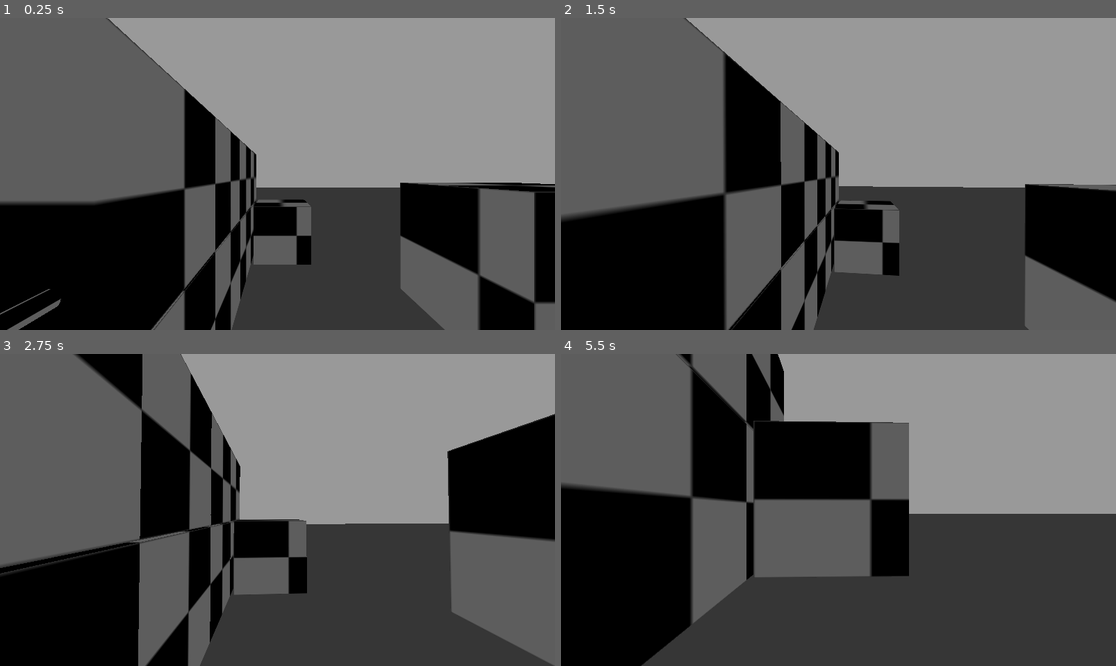
Above: before the commit, frames 1-4 (two rows, left to right).
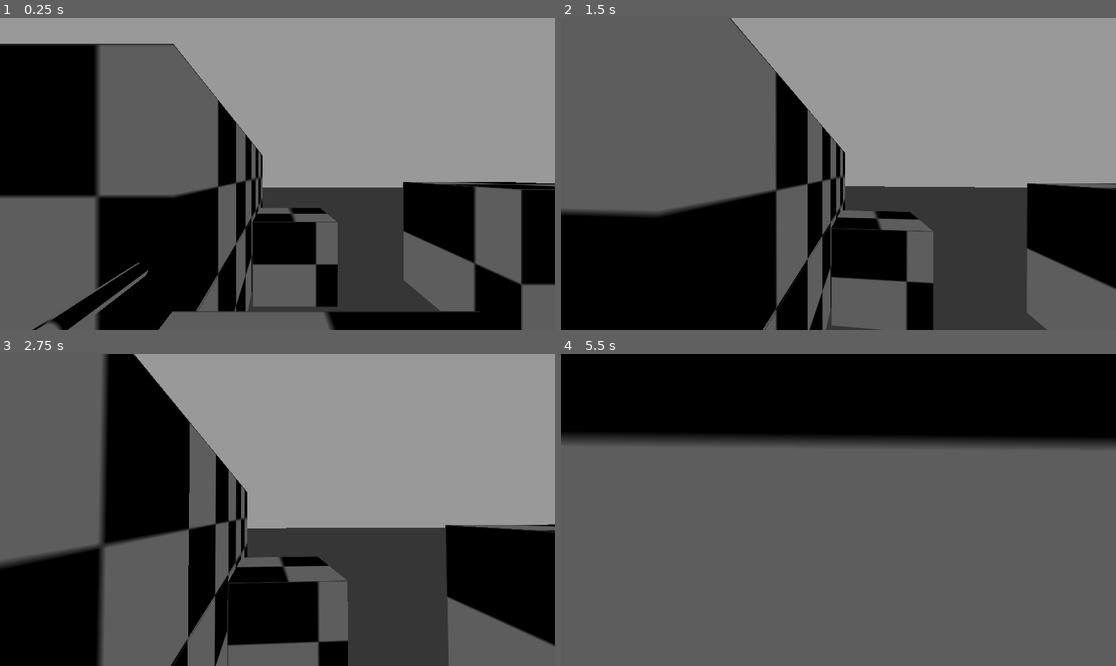
Above: after the commit, the same moments.

Repository: RakuNana/FPS-Controller-Parkour
Game: Godot game, scene res://level.tscn
The game is run twice, just before and just after one commit, with the same random seed, the same clock (stepped at 60 frames per second) and the same inputs.
Inputs (mouse positions are in pixels of both pictures, inside the frame that each line leads up to):
- Up to frame 1 (0.25 s): no input
- Up to frame 2 (1.5 s): tap Enter (ui_accept) at 0.5 s; move the mouse to (866, 174) at 0.52 s; hold C (crouch) 0.53-1.28 s; hold W (forward) from 0.53 s (still down); tap Space (jump) at 0.77, 1.07 s; tap Shift (run) at 0.8, 1.35 s; move the mouse to (810, 174) at 1.27 s
- Up to frame 3 (2.75 s): keep holding W (forward); tap Space (jump) at 1.52, 1.55, 1.82, 2.1 s; move the mouse to (288, 503) at 2.02 s; hold C (crouch) from 2.03 s (still down)
- Up to frame 4 (5.5 s): keep holding W (forward); move the mouse to (832, 516) at 2.77 s; release C (crouch) at 2.78 s; tap C (crouch) at 2.85, 4.35 s; tap Space (jump) at 3.02, 3.32, 3.77, 3.8, 4.07, 4.52, 4.82 s; tap Shift (run) at 3.05 s; move the mouse to (877, 513) at 3.52 s; hold Shift (run) 3.53-4.28 s; move the mouse to (794, 506) at 4.27 s; move the mouse to (844, 510) at 5.02 s; hold Shift (run) from 5.03 s (still down)

The runs differ from the first frame. In frame 1, 35% of the frame differs, in the area x 0-100%, y 0-100%; in frame 2, 21%; in frame 3, 35%; in frame 4, 83%.

Commit message:
updated project

Diff:
--- a/character_body_3d.gd
+++ b/character_body_3d.gd
@@ -209,9 +209,6 @@
 	can_mantle = true
 
 
-
 func wall_run():
 
-	if is_on_wall() and speed >= 3:
-
-		print("hi")
+	pass
--- a/character_body_3d.tscn
+++ b/character_body_3d.tscn
@@ -347,6 +347,7 @@
 xfade_time = 0.2
 
 [sub_resource type="AnimationNodeStateMachine" id="AnimationNodeStateMachine_gr3fk"]
+states/Start/position = Vector2(114, 61)
 states/crouch_idle/node = SubResource("AnimationNodeAnimation_0m61l")
 states/crouch_idle/position = Vector2(767, 3)
 states/head_bob/node = SubResource("AnimationNodeAnimation_nh203")
@@ -360,7 +361,7 @@
 states/standing_idle/node = SubResource("AnimationNodeAnimation_8mi8p")
 states/standing_idle/position = Vector2(336, 3)
 transitions = ["standing_idle", "crouch_idle", SubResource("AnimationNodeStateMachineTransition_0u38w"), "crouch_idle", …(773 unchanged characters)…
-graph_offset = Vector2(-26, -63)
+graph_offset = Vector2(-110, -315)
 
 [sub_resource type="BoxShape3D" id="BoxShape3D_hyht8"]
 size = Vector3(1, 1.3, 1)
--- a/level.tscn
+++ b/level.tscn
@@ -256,7 +256,7 @@
 shape = SubResource("BoxShape3D_bx41b")
 
 [node name="wall19" type="MeshInstance3D" parent="all_blocks"]
-transform = Transform3D(1, 0, 0, 0, 1, 0, 0, 0, 1, 2.05431, -0.118097, -3.99603)
+transform = Transform3D(1, 0, 0, 0, 1, 0, 0, 0, 1, 2.05431, -0.118097, -2.73091)
 material_override = SubResource("StandardMaterial3D_mtbca")
 mesh = SubResource("BoxMesh_1ihon")
 skeleton = NodePath("../..")
@@ -346,4 +346,4 @@
 shape = SubResource("CylinderShape3D_rfq0a")
 
 [node name="CharacterBody3D" parent="." instance=ExtResource("2_7yugv")]
-transform = Transform3D(1, 0, 0, 0, 1, 0, 0, 0, 1, -10, 5.0806, -16)
+transform = Transform3D(1, 0, 0, 0, 1, 0, 0, 0, 1, -10.4313, 5.27087, -15.4695)
--- a/player.gd
+++ b/player.gd
@@ -8,6 +8,8 @@
 @onready var face_lvl = get_node("all_raycast/face")
 @onready var new_pos = get_node("all_raycast/new_pos")
 
+@onready var anim_tree = get_node("AnimationTree").get("parameters/playback")
+
 var speed = 1
 var jump_vel = 4.5
 var mouse_sensitivity = 0.002
@@ -15,12 +17,18 @@
 var can_mantle = true
 var is_crouching = false
 
+#Player needs to run for a set amouont of time before they can wall run
+var can_wall_run_timer = 60
+var can_wall_run = true
+
 # Get the gravity from the project settings to be synced with RigidBody nodes.
 var gravity = ProjectSettings.get_setting("physics/3d/default_gravity")
 
 func _ready():
 
+	anim_tree.travel("standing_idle")
 	Input.mouse_mode = Input.MOUSE_MODE_CAPTURED
+	get_node("AnimationTree").active = true
 
 func _physics_process(delta):
 
@@ -28,14 +36,18 @@
 	head_control()
 	run_state()
 	check_mantle()
+	wall_run_timer()
+	wall_run()
 	move_and_slide()
 
+func control_loop(delta):
 
-func control_loop(delta):
+	print(gravity)
 
 	# Add the gravity.
 	if not is_on_floor():
 		velocity.y -= gravity * delta
+
 
 	# Handle jump.
 	if Input.is_action_just_pressed("ui_accept") and is_on_floor():
@@ -48,6 +60,9 @@
 	if direction:
 		velocity.x = direction.x * speed
 		velocity.z = direction.z * speed
+
+		anim_tree.travel("standing_idle")
+
 	else:
 		velocity.x = move_toward(velocity.x, 0, speed)
 		velocity.z = move_toward(velocity.z, 0, speed)
@@ -65,9 +80,16 @@
 
 		speed = 3
 
+
 	else:
 
+		can_wall_run_timer = 60
 		speed = 1
+
+
+	#if Input.is_action_pressed("run") and velocity.z:
+		#
+		#can_wall_run_timer -= 1
 
 func check_mantle():
 
@@ -83,6 +105,7 @@
 
 			if has_ledge and Input.is_action_just_pressed("jump"):
 
+				anim_tree.travel("mantle_up")
 				var climb_tween = create_tween()
 				climb_tween.tween_property(self,"position",  new_pos.global_position,0.50)
 				#self.global_position = new_pos.global_position
@@ -104,13 +127,68 @@
 	if event.is_action_pressed("crouch"):
 
 		check_crouch_state()
+		crouch_stand_anim()
 		is_crouching = not is_crouching
+
+	if not is_crouching:
+
+		if event.is_action_pressed("lean_left"):
+
+			anim_tree.travel("lean_left")
+
+		if event.is_action_released("lean_left"):
+
+			anim_tree.travel("standing_idle")
+
+
+		if event.is_action_pressed("lean_right"):
+
+			anim_tree.travel("lean_right")
+
+		if event.is_action_released("lean_right"):
+
+			anim_tree.travel("standing_idle")
+
+func crouch_stand_anim():
+
+	if is_crouching:
+
+		anim_tree.travel("standing_idle")
+
+	if not is_crouching:
+
+		anim_tree.travel("crouch_idle")
 
 func check_crouch_state():
 
 	standing_col.disabled = not is_crouching
 	crouching_col.disabled = is_crouching
 
+func wall_run_timer():
+
+	if Input.is_action_pressed("run") and velocity.z:
+
+		can_wall_run_timer -= 1
+
+	if can_wall_run_timer <= 0:
+
+		can_wall_run = true
+
+	else:
+
+		can_wall_run = false
+
+func wall_run():
+
+	if can_wall_run:
+
+		if $all_raycast/check_L.is_colliding():
+
+			gravity = gravity * 0.5
+
+		if $all_raycast/check_R.is_colliding():
+
+			gravity = gravity * 0.5
 
 func _on_above_head_body_entered(_body):
 
--- a/player.tscn
+++ b/player.tscn
@@ -9,7 +9,9 @@
 [sub_resource type="CylinderShape3D" id="CylinderShape3D_xdfu2"]
 height = 1.0
 
-[sub_resource type="Animation" id="Animation_wtik0"]
+[sub_resource type="CapsuleMesh" id="CapsuleMesh_c7j64"]
+
+[sub_resource type="Animation" id="Animation_ckxfp"]
 length = 0.001
 tracks/0/type = "value"
 tracks/0/imported = false
@@ -23,9 +25,37 @@
 "update": 0,
 "values": [Vector3(0, 0, 0)]
 }
-
-[sub_resource type="Animation" id="Animation_ouqm2"]
+tracks/1/type = "value"
+tracks/1/imported = false
+tracks/1/enabled = true
+tracks/1/path = NodePath("cam_pivot/Camera3D:rotation")
+tracks/1/interp = 1
+tracks/1/loop_wrap = true
+tracks/1/keys = {
+"times": PackedFloat32Array(0),
+"transitions": PackedFloat32Array(1),
+"update": 0,
+"values": [Vector3(0, 0, 0)]
+}
+
+[sub_resource type="Animation" id="Animation_5my55"]
 resource_name = "crouch_idle"
+length = 0.2
+tracks/0/type = "value"
+tracks/0/imported = false
+tracks/0/enabled = true
+tracks/0/path = NodePath("cam_pivot/Camera3D:position")
+tracks/0/interp = 1
+tracks/0/loop_wrap = true
+tracks/0/keys = {
+"times": PackedFloat32Array(0, 0.2),
+"transitions": PackedFloat32Array(1, 1),
+"update": 0,
+"values": [Vector3(0, 0, 0), Vector3(0, -0.5, 0)]
+}
+
+[sub_resource type="Animation" id="Animation_li0jw"]
+resource_name = "lean_left"
 length = 0.5
 tracks/0/type = "value"
 tracks/0/imported = false
@@ -37,10 +67,105 @@
 "times": PackedFloat32Array(0, 0.5),
 "transitions": PackedFloat32Array(1, 1),
 "update": 0,
-"values": [Vector3(0, 0, 0), Vector3(0, -0.45, 0)]
-}
-
-[sub_resource type="Animation" id="Animation_wlutn"]
+"values": [Vector3(0, 0, 0), Vector3(-0.453127, 0, 0)]
+}
+tracks/1/type = "value"
+tracks/1/imported = false
+tracks/1/enabled = true
+tracks/1/path = NodePath("cam_pivot/Camera3D:rotation")
+tracks/1/interp = 1
+tracks/1/loop_wrap = true
+tracks/1/keys = {
+"times": PackedFloat32Array(0, 0.5),
+"transitions": PackedFloat32Array(1, 1),
+"update": 0,
+"values": [Vector3(0, 0, 0), Vector3(0, 0, 0.436332)]
+}
+
+[sub_resource type="Animation" id="Animation_44yo6"]
+resource_name = "lean_right"
+length = 0.5
+tracks/0/type = "value"
+tracks/0/imported = false
+tracks/0/enabled = true
+tracks/0/path = NodePath("cam_pivot/Camera3D:position")
+tracks/0/interp = 1
+tracks/0/loop_wrap = true
+tracks/0/keys = {
+"times": PackedFloat32Array(0, 0.5),
+"transitions": PackedFloat32Array(1, 1),
+"update": 0,
+"values": [Vector3(0, 0, 0), Vector3(0.453, 0, 0)]
+}
+tracks/1/type = "value"
+tracks/1/imported = false
+tracks/1/enabled = true
+tracks/1/path = NodePath("cam_pivot/Camera3D:rotation")
+tracks/1/interp = 1
+tracks/1/loop_wrap = true
+tracks/1/keys = {
+"times": PackedFloat32Array(0, 0.5),
+"transitions": PackedFloat32Array(1, 1),
+"update": 0,
+"values": [Vector3(0, 0, 0), Vector3(0, 0, -0.436332)]
+}
+
+[sub_resource type="Animation" id="Animation_6bq2w"]
+resource_name = "mantle_up"
+length = 0.7
+tracks/0/type = "value"
+tracks/0/imported = false
+tracks/0/enabled = true
+tracks/0/path = NodePath("cam_pivot/Camera3D:position")
+tracks/0/interp = 1
+tracks/0/loop_wrap = true
+tracks/0/keys = {
+"times": PackedFloat32Array(0, 0.4, 0.7),
+"transitions": PackedFloat32Array(1, 1, 1),
+"update": 0,
+"values": [Vector3(0, 0, 0), Vector3(0, 0.315868, 0), Vector3(0, 0, 0)]
+}
+tracks/1/type = "value"
+tracks/1/imported = false
+tracks/1/enabled = true
+tracks/1/path = NodePath("cam_pivot/Camera3D:rotation")
+tracks/1/interp = 1
+tracks/1/loop_wrap = true
+tracks/1/keys = {
+"times": PackedFloat32Array(0, 0.4, 0.7),
+"transitions": PackedFloat32Array(1, 1, 1),
+"update": 0,
+"values": [Vector3(0, 0, 0), Vector3(-0.349066, 0, 0), Vector3(0, 0, 0)]
+}
+
+[sub_resource type="Animation" id="Animation_kj1ii"]
+resource_name = "new_animation"
+tracks/0/type = "value"
+tracks/0/imported = false
+tracks/0/enabled = true
+tracks/0/path = NodePath("cam_pivot/Camera3D:position")
+tracks/0/interp = 1
+tracks/0/loop_wrap = true
+tracks/0/keys = {
+"times": PackedFloat32Array(0),
+"transitions": PackedFloat32Array(1),
+"update": 0,
+"values": [Vector3(-1.315, 0, 0)]
+}
+tracks/1/type = "value"
+tracks/1/imported = false
+tracks/1/enabled = true
+tracks/1/path = NodePath("cam_pivot/Camera3D:rotation")
+tracks/1/interp = 1
+tracks/1/loop_wrap = true
+tracks/1/keys = {
+"times": PackedFloat32Array(0),
+"transitions": PackedFloat32Array(1),
+"update": 0,
+"values": [Vector3(0, 0, 0.706858)]
+}
+
+[sub_resource type="Animation" id="Animation_ts6o2"]
 resource_name = "standing_idle"
 tracks/0/type = "value"
 tracks/0/imported = false
@@ -55,14 +180,69 @@
 "values": [Vector3(0, 0, 0), Vector3(0, 0, 0)]
 }
 
-[sub_resource type="AnimationLibrary" id="AnimationLibrary_kgy05"]
+[sub_resource type="AnimationLibrary" id="AnimationLibrary_0mp7k"]
 _data = {
-"RESET": SubResource("Animation_wtik0"),
-"crouch_idle": SubResource("Animation_ouqm2"),
-"standing_idle": SubResource("Animation_wlutn")
-}
-
-[sub_resource type="CapsuleMesh" id="CapsuleMesh_c7j64"]
+"RESET": SubResource("Animation_ckxfp"),
+"crouch_idle": SubResource("Animation_5my55"),
+"lean_left": SubResource("Animation_li0jw"),
+"lean_right": SubResource("Animation_44yo6"),
+"mantle_up": SubResource("Animation_6bq2w"),
+"new_animation": SubResource("Animation_kj1ii"),
+"standing_idle": SubResource("Animation_ts6o2")
+}
+
+[sub_resource type="AnimationNodeAnimation" id="AnimationNodeAnimation_y1kk6"]
+animation = &"crouch_idle"
+
+[sub_resource type="AnimationNodeAnimation" id="AnimationNodeAnimation_ghfke"]
+animation = &"lean_left"
+
+[sub_resource type="AnimationNodeAnimation" id="AnimationNodeAnimation_iri2l"]
+animation = &"lean_right"
+
+[sub_resource type="AnimationNodeAnimation" id="AnimationNodeAnimation_jkouc"]
+animation = &"mantle_up"
+
+[sub_resource type="AnimationNodeAnimation" id="AnimationNodeAnimation_637cy"]
+animation = &"standing_idle"
+
+[sub_resource type="AnimationNodeStateMachineTransition" id="AnimationNodeStateMachineTransition_qk3e1"]
+xfade_time = 0.2
+
+[sub_resource type="AnimationNodeStateMachineTransition" id="AnimationNodeStateMachineTransition_2b1r7"]
+xfade_time = 0.2
+
+[sub_resource type="AnimationNodeStateMachineTransition" id="AnimationNodeStateMachineTransition_xi407"]
+xfade_time = 0.2
+
+[sub_resource type="AnimationNodeStateMachineTransition" id="AnimationNodeStateMachineTransition_jm8qb"]
+xfade_time = 0.2
+
+[sub_resource type="AnimationNodeStateMachineTransition" id="AnimationNodeStateMachineTransition_f0hcx"]
+xfade_time = 0.2
+
+[sub_resource type="AnimationNodeStateMachineTransition" id="AnimationNodeStateMachineTransition_owwag"]
+xfade_time = 0.2
+
+[sub_resource type="AnimationNodeStateMachineTransition" id="AnimationNodeStateMachineTransition_6vvq7"]
+xfade_time = 0.2
+
+[sub_resource type="AnimationNodeStateMachineTransition" id="AnimationNodeStateMachineTransition_uou3c"]
+xfade_time = 0.2
+
+[sub_resource type="AnimationNodeStateMachine" id="AnimationNodeStateMachine_pguh4"]
+states/crouch_idle/node = SubResource("AnimationNodeAnimation_y1kk6")
+states/crouch_idle/position = Vector2(640, 113)
+states/lean_left/node = SubResource("AnimationNodeAnimation_ghfke")
+states/lean_left/position = Vector2(367, 2)
+states/lean_right/node = SubResource("AnimationNodeAnimation_iri2l")
+states/lean_right/position = Vector2(423, 216)
+states/mantle_up/node = SubResource("AnimationNodeAnimation_jkouc")
+states/mantle_up/position = Vector2(547, -16)
+states/standing_idle/node = SubResource("AnimationNodeAnimation_637cy")
+states/standing_idle/position = Vector2(373, 113)
+transitions = ["standing_idle", "lean_left", SubResource("AnimationNodeStateMachineTransition_qk3e1"), "lean_left", "standing_idle", SubResource("AnimationNodeStateMachineTransition_2b1r7"), "standing_idle", "crouch_idle", SubResource("AnimationNodeStateMachineTransition_xi407"), "crouch_idle", "standing_idle", SubResource("AnimationNodeStateMachineTransition_jm8qb"), "lean_right", "standing_idle", SubResource("AnimationNodeStateMachineTransition_f0hcx"), "standing_idle", "lean_right", SubResource("AnimationNodeStateMachineTransition_owwag"), "standing_idle", "mantle_up", SubResource("AnimationNodeStateMachineTransition_6vvq7"), "mantle_up", "standing_idle", SubResource("AnimationNodeStateMachineTransition_uou3c")]
+graph_offset = Vector2(-78, -73)
 
 [node name="CharacterBody3D" type="CharacterBody3D"]
 script = ExtResource("1_vyfg8")
@@ -85,10 +265,10 @@
 transform = Transform3D(1.91069e-15, 4.37114e-08, 1, 1, -4.37114e-08, 0, 4.37114e-08, 1, -4.37114e-08, 0, 1, 0)
 
 [node name="check_L" type="RayCast3D" parent="all_raycast"]
-transform = Transform3D(4.37114e-08, 1, -8.74228e-08, 1, -4.37114e-08, 0, -3.82137e-15, -8.74228e-08, -1, -0.500822, 0.155, 0)
+transform = Transform3D(8.74228e-09, 0.2, -3.01992e-08, 0.2, -8.74228e-09, 5.0822e-22, -1.32005e-15, -3.01992e-08, -0.2, -0.500822, 0.155, 0)
 
 [node name="check_R" type="RayCast3D" parent="all_raycast"]
-transform = Transform3D(-4.37114e-08, -1, 0, 1, -4.37114e-08, 0, 0, 0, 1, 0.470772, 0.155, 0)
+transform = Transform3D(-8.74228e-09, -0.2, 0, 0.2, -8.74228e-09, 0, 0, 0, 0.2, 0.470772, 0.155, 0)
 
 [node name="check_F" type="RayCast3D" parent="all_raycast"]
 transform = Transform3D(1.91069e-15, 4.37114e-08, 1, 1, -4.37114e-08, 0, 4.37114e-08, 1, -4.37114e-08, 0.120736, 0.155, -0.494644)
@@ -106,13 +286,19 @@
 transform = Transform3D(1, 0, 0, 0, 1, 0, 0, 0, 1, 0, 1.5036, 0)
 shape = SubResource("CylinderShape3D_xdfu2")
 
+[node name="MeshInstance3D" type="MeshInstance3D" parent="."]
+visible = false
+mesh = SubResource("CapsuleMesh_c7j64")
+
 [node name="AnimationPlayer" type="AnimationPlayer" parent="."]
 libraries = {
-"": SubResource("AnimationLibrary_kgy05")
-}
-
-[node name="MeshInstance3D" type="MeshInstance3D" parent="."]
-mesh = SubResource("CapsuleMesh_c7j64")
+"": SubResource("AnimationLibrary_0mp7k")
+}
+
+[node name="AnimationTree" type="AnimationTree" parent="."]
+active = false
+tree_root = SubResource("AnimationNodeStateMachine_pguh4")
+anim_player = NodePath("../AnimationPlayer")
 
 [connection signal="body_entered" from="above_head" to="." method="_on_above_head_body_entered"]
 [connection signal="body_exited" from="above_head" to="." method="_on_above_head_body_exited"]
Not shown: 1 places in player.tscn that only renumber resources
